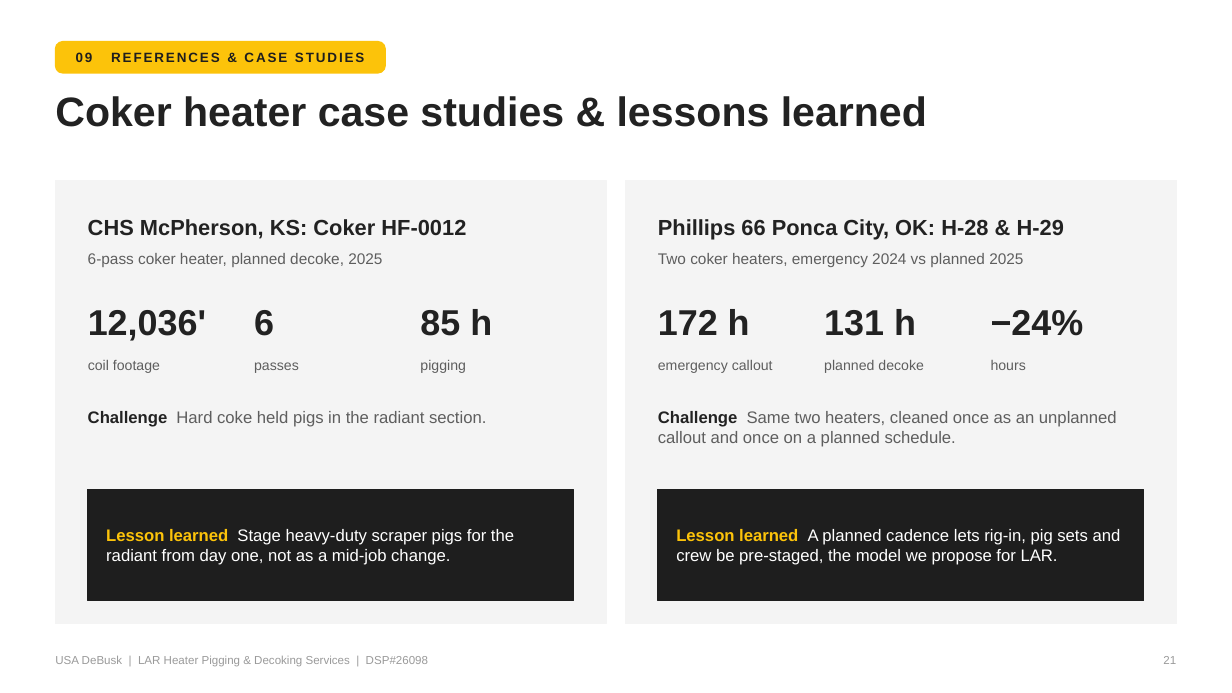
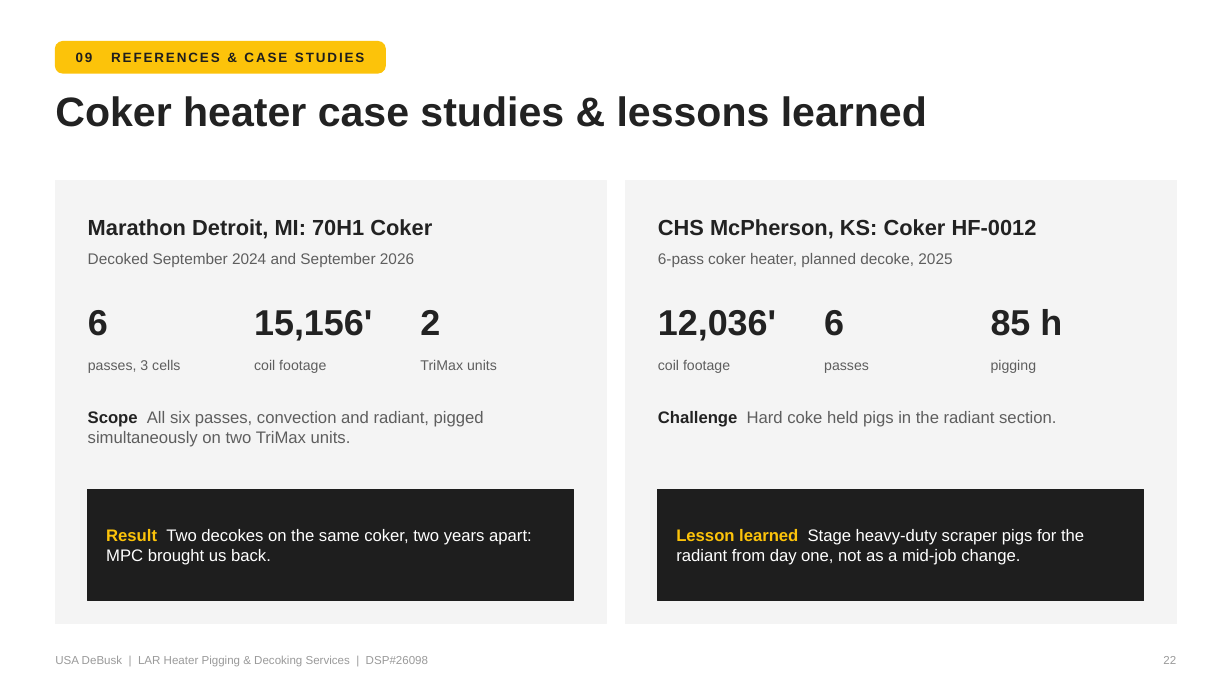
Before and after one commit to TheSkinz/obsidian-work, a slide deck: slide 22 of 02-facilities/Marathon/Carson-CA/DSP26098-technical-presentation/LAR_Technical_Proposal_Presentation.pptx (slide 21 before the commit). Drawn at 1232x693 pixels with LibreOffice and Linux fonts; fonts in the diff are those of the drawing. Boxes give left, top, right and bottom in pixels: in the first picture for what was removed or moved away, otherwise in the second. Text is boxed around its words. In the diff, an @@ line names an element or a change of style, - is before the commit and + after.

```diff
--- a/02-facilities/Marathon/Carson-CA/DSP26098-technical-presentation/LAR_Technical_Proposal_Presentation.pptx
+++ b/02-facilities/Marathon/Carson-CA/DSP26098-technical-presentation/LAR_Technical_Proposal_Presentation.pptx
@@ text at [88, 219, 432, 239]: text changed @@
-CHS McPherson, KS: Coker HF-0012
+Marathon Detroit, MI: 70H1 Coker
@@ text at [658, 219, 1037, 239]: text changed @@
-Phillips 66 Ponca City, OK: H-28 & H-29
+CHS McPherson, KS: Coker HF-0012
@@ text at [88, 253, 414, 267]: text changed @@
-6-pass coker heater, planned decoke, 2025
+Decoked September 2024 and September 2026
@@ text at [658, 253, 952, 267]: text changed @@
-Two coker heaters, emergency 2024 vs planned 2025
+6-pass coker heater, planned decoke, 2025
@@ text "6": place and size @@
-text "6" at [254, 310, 274, 336]
+text "6" at [88, 310, 108, 336]
@@ text removed at [88, 310, 206, 341] @@
-12,036'
@@ text added at [254, 310, 372, 341], 28 pt, text #222222, bold @@
+15,156'
@@ text at [420, 310, 440, 335]: text changed @@
-85 h
+2
@@ text at [658, 310, 776, 341]: text changed @@
-172 h
+12,036'
@@ text at [824, 310, 844, 336]: text changed @@
-131 h
+6
@@ text at [991, 309, 1062, 336]: text changed @@
-−24%
+85 h
@@ text "coil footage": place and size @@
-text "coil footage" at [88, 360, 160, 373]
+text "coil footage" at [254, 360, 326, 373]
@@ text at [88, 360, 180, 373]: text changed @@
-passes
+passes, 3 cells
@@ text at [420, 360, 497, 370]: text changed @@
-pigging
+TriMax units
@@ text at [658, 360, 730, 373]: text changed @@
-emergency callout
+coil footage
@@ text at [824, 362, 869, 373]: text changed @@
-planned decoke
+passes
@@ text at [991, 360, 1037, 373]: text changed @@
-hours
+pigging
@@ text at [88, 411, 484, 447]: text changed @@
-Challenge Hard coke held pigs in the radiant section.
+Scope All six passes, convection and radiant, pigged simultaneously on two TriMax units.
@@ text at [658, 411, 1056, 427]: text changed @@
-Challenge Same two heaters, cleaned once as an unplanned callout and once on a planned schedule.
+Challenge Hard coke held pigs in the radiant section.
@@ text at [106, 529, 532, 565]: text changed @@
-Lesson learned Stage heavy-duty scraper pigs for the radiant from day one, not as a mid-job change.
+Result Two decokes on the same coker, two years apart: MPC brought us back.
@@ text at [676, 529, 1084, 565]: text changed @@
-Lesson learned A planned cadence lets rig-in, pig sets and crew be pre-staged, the model we propose for LAR.
+Lesson learned Stage heavy-duty scraper pigs for the radiant from day one, not as a mid-job change.
```
Also in this commit, not shown: 19 other slides changed, 1 slide added, 4 other files.
